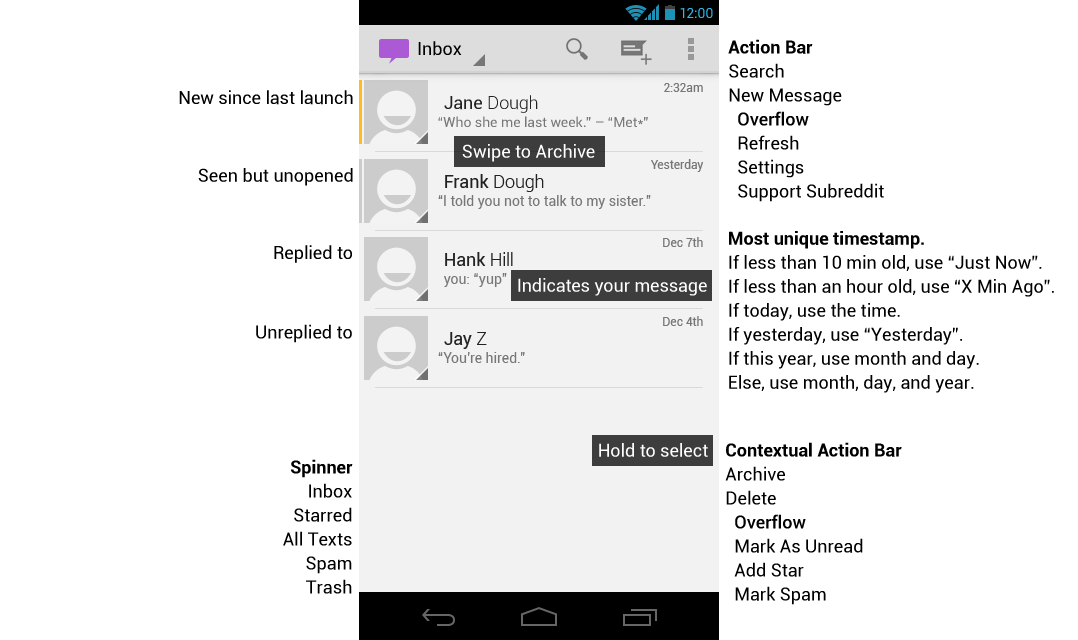
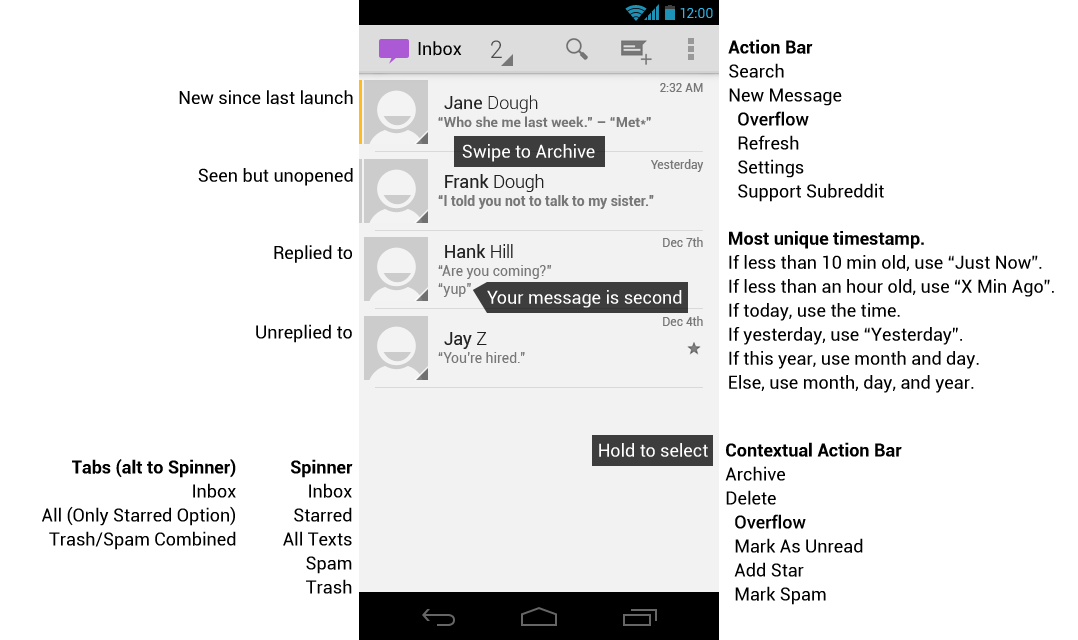
Layers edited between the first and the second 1078×640 image:
added layer "Tabs (alt to Spinner) Inbox All (Only Starred Option) Trash/Spa" above "Spinner Inbox Starred All Texts Spam Trash" over <box>42,459,236,550</box>
renamed "Indicates your message" to "Your message is second", painted on it over <box>487,278,707,308</box>
painted on "Shape 2 copy" over <box>472,270,712,313</box>
renamed "Layer 4" to "Layer 5", painted on it over <box>438,40,712,355</box>
